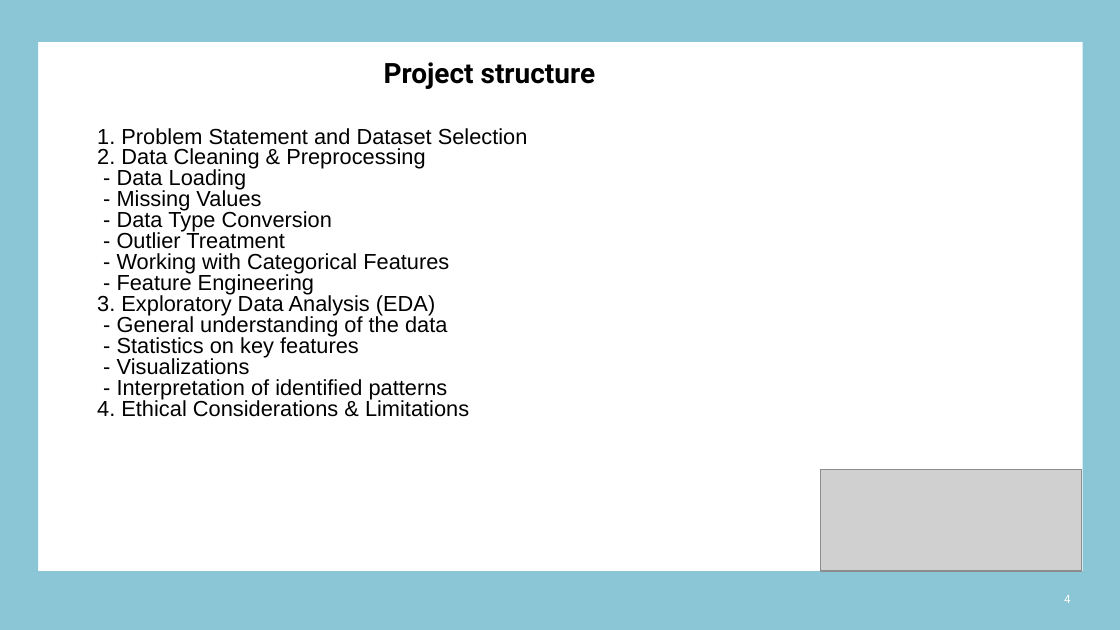
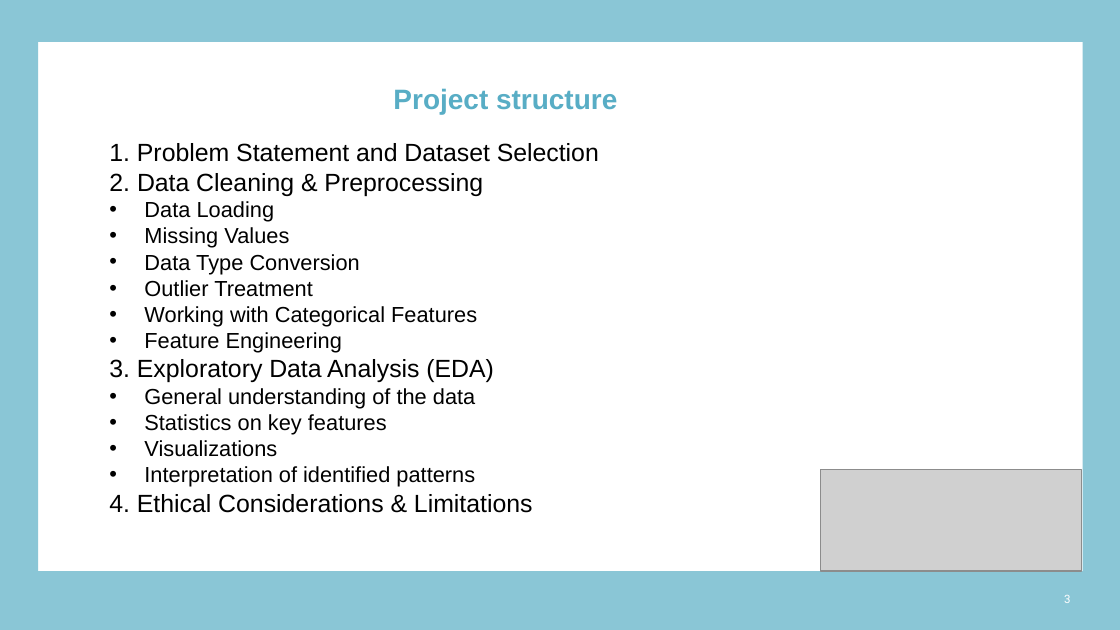
Before and after one commit to ReDI-School-projects/CreditCardUserBehaviour, a slide deck: slide 3 of Final_project_DataAnalytics-D.Ivashchenko.pptx (slide 4 before the commit). Drawn at 1120x630 pixels with LibreOffice and Linux fonts; fonts in the diff are those of the drawing; grey boxes stand for pictures; background and template pictures are left out. Boxes give left, top, right and bottom in pixels: in the first picture for what was removed or moved away, otherwise in the second. Text is boxed around its words. In the diff, an @@ line names an element or a change of style, - is before the commit and + after.

Commit message:
update presentation

```diff
--- a/Final_project_DataAnalytics-D.Ivashchenko.pptx
+++ b/Final_project_DataAnalytics-D.Ivashchenko.pptx
@@ title "Project structure": place and size @@
-title "Project structure" at [384,62,596,89]
+title "Project structure" at [393,88,617,115]
@@ title "Project structure" at [393,88,617,115]: font Roboto to Arial, text colour #000000 to #58ADC5 @@
@@ text "1. Problem Statement and Dataset ...": place and size @@
-text "1. Problem Statement and Dataset ..." at [97,128,528,417]
+text "1. Problem Statement and Dataset ..." at [109,143,599,513]
@@ text at [109,143,599,513]: size 14 to 16 pt in "1. Problem Statement and Dataset Selection", "2. Data Cleaning & Preprocessing", "3. Exploratory Data Analysis (EDA)", "4. Ethical Considerations & Limitations"; line spacing 13.5pt to 1 @@
@@ text at [144,201,477,353]: text changed @@
-- Data Loading
-- Missing Values
-- Data Type Conversion
-- Outlier Treatment
-- Working with Categorical Features
-- Feature Engineering
+• Data Loading
+• Missing Values
+• Data Type Conversion
+• Outlier Treatment
+• Working with Categorical Features
+• Feature Engineering
@@ text at [144,388,475,487]: text changed @@
-- General understanding of the data
-- Statistics on key features
-- Visualizations
-- Interpretation of identified patterns
+  • General understanding of the data
+  • Statistics on key features
+  • Visualizations
+  • Interpretation of identified patterns
@@ page number at [1064,595,1070,603]: text changed @@
-4
+3
```
Also in this commit, not shown: 5 other slides changed, 10 slides removed.
